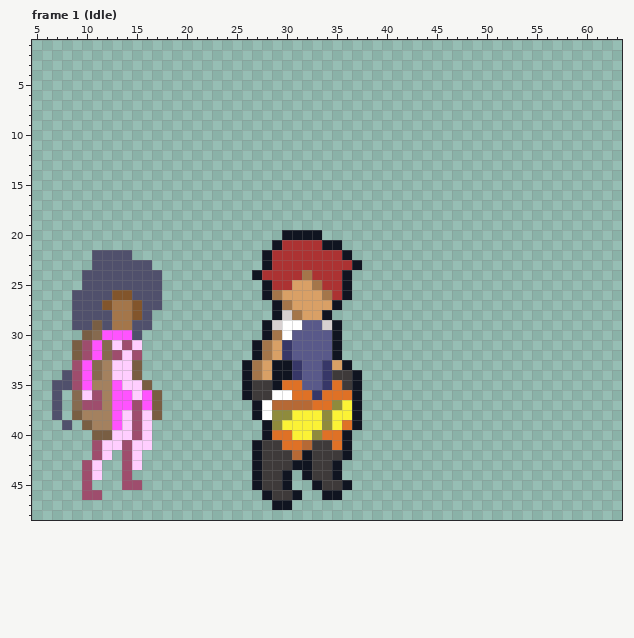
Two states of a pixel-art file, Alex2/Alex2.aseprite. Above: the version before the commit.
64x64 pixels, 40 frames. Colours within 5 levels of each other are drawn and written as one. Shown: frame 1 (Idle): x 5..63, y 1..48. The commit also changed other frames, which this record leaves out.
After the commit:
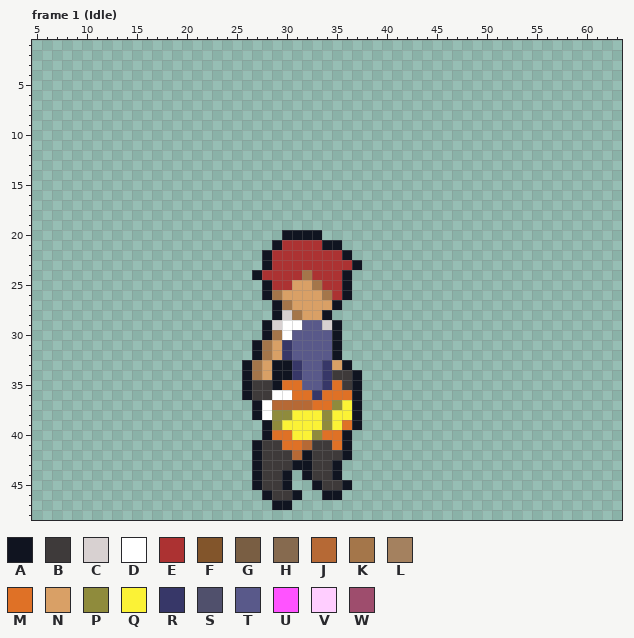
Palette (. is transparent): A #101420  B #3e3a3a  C #d8d1d1  D #ffffff  E #ac3232  F #82552b  G #795e43  H #866a4f  J #b66935  K #a4764a  L #a4815f  M #df7126  N #d9a066  P #8f8b3c  Q #fbf236  R #373768  S #50506c  T #59598a  U #ff53ff  V #ffceff  W #9e4d6d
Commit message: more alex revamped exported
Change:
layer "Group 1/Layer 4" now hidden
layer "Group 1/Layer 2" now hidden
layer "Group 1/Layer 3" now hidden
Frame 1 (Idle):
Colour F is gone in row 26 at x 13 to 14; in row 27 at x 12 and 15; in row 28 at x 15.
Colour G is gone in row 29 at x 11; in row 30 at x 10; in rows 31 to 32 at x 9; in rows 33 to 34 at x 15; in row 35 at x 16; in rows 36 to 37 at x 17.
Colour G is gone in row 38 at x 9 and 17; in row 39 at x 10; in row 40 at x 11 to 12.
Colour H is gone in row 30 at x 11; in rows 31 to 32 at x 12; in rows 33 to 34 at x 11; in rows 36 to 37 at x 9.
Colour K is gone in rows 27 to 29 at x 13 to 14.
Colour L is gone in rows 33 to 34 at x 12; in row 35 at x 11 to 12; in rows 36 to 37 at x 12; in row 38 at x 10 to 12; in row 39 at x 11 to 12.
Colour S is gone in row 22 at x 11 to 14; in row 23 at x 11 to 16; in rows 24 to 25 at x 10 to 17; in row 26 at x 9 to 12 and 15 to 17; in row 27 at x 9 to 11 and 16 to 17; in row 28 at x 9 to 12 and 16.
Colour S is gone in row 29 at x 9 to 10, 12 and 15 to 16; in row 30 at x 15; in row 34 at x 8; in row 35 at x 7 to 8; in rows 36 to 38 at x 7; in row 39 at x 8.
Colour U is gone in row 30 at x 12 to 14; in rows 31 to 32 at x 11; in rows 33 to 34 at x 10; in row 35 at x 10 and 13; in rows 36 to 37 at x 13 to 14 and 16; in rows 38 to 39 at x 13.
Colour V is gone in row 31 at x 13 and 15; in row 32 at x 14; in rows 33 to 34 at x 13 to 14; in row 35 at x 14 to 15; in row 36 at x 10 and 15; in rows 38 to 39 at x 14 and 16.
Colour V is gone in row 40 at x 13 to 14 and 16; in row 41 at x 12 to 13 and 15 to 16; in row 42 at x 12 and 15; in row 43 at x 11 and 15; in row 44 at x 11.
Colour W is gone in row 31 at x 10 and 14; in row 32 at x 10, 13 and 15; in rows 33 to 35 at x 9; in row 36 at x 11; in row 37 at x 10 to 11 and 15; in rows 38 to 40 at x 15.
Colour W is gone in rows 41 to 42 at x 11 and 14; in rows 43 to 44 at x 10 and 14; in row 45 at x 10 and 14 to 15; in row 46 at x 10 to 11.
Pixel boxes of the changes (left, top, right, bottom) in both pictures:
erased: (52, 250, 162, 500)
